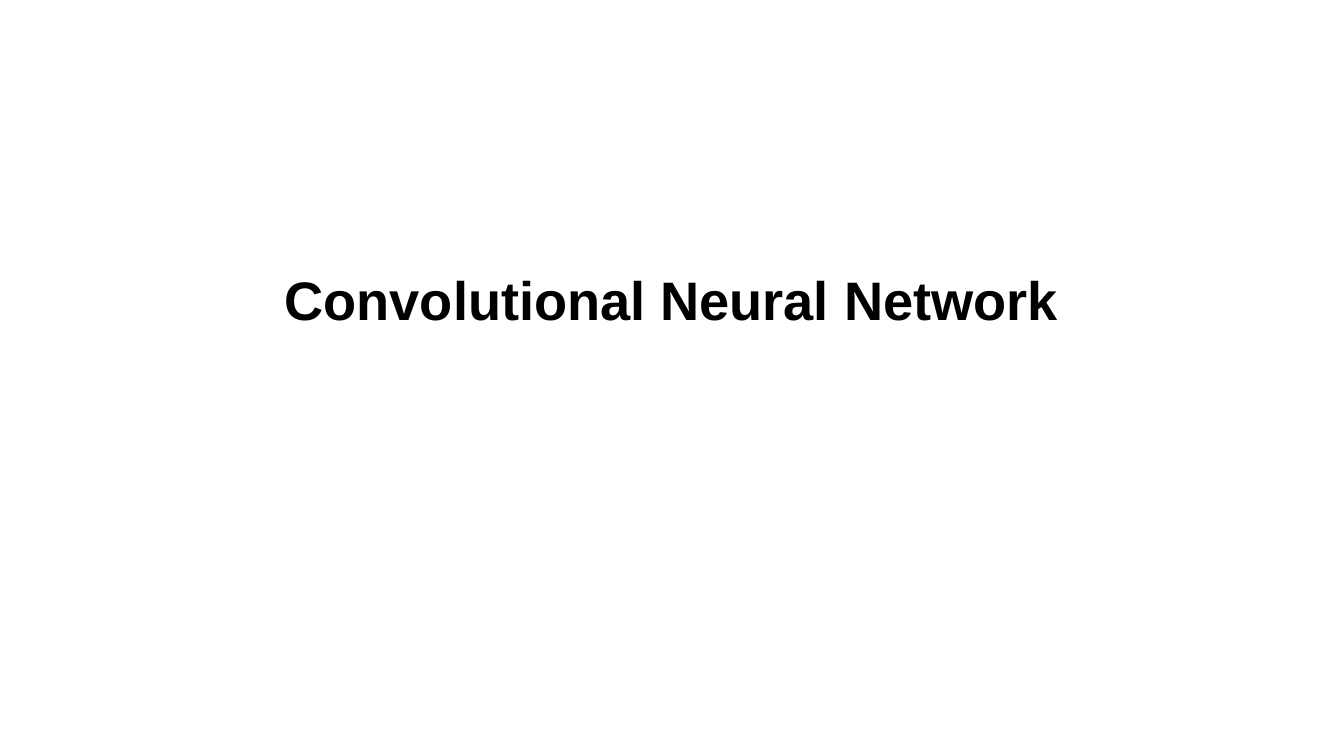
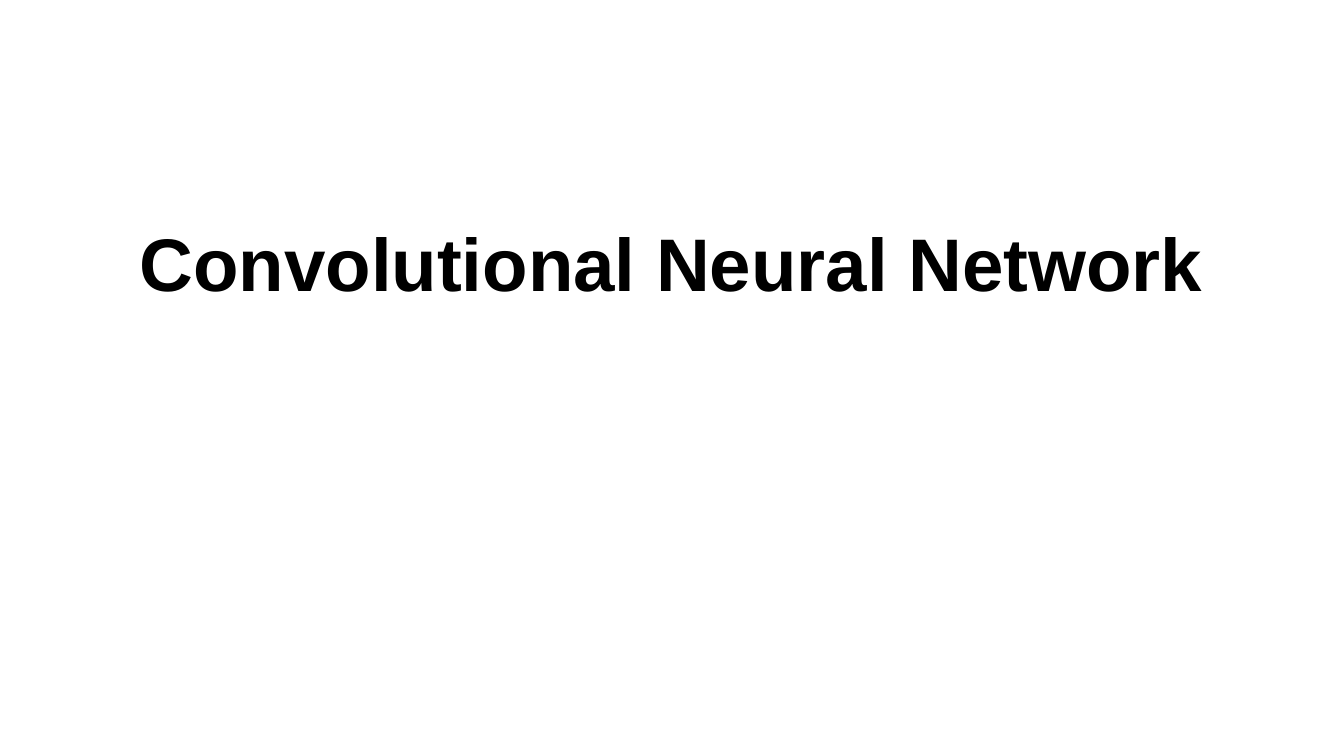
Before and after one commit to sreenivasulum/Presentations, a slide deck: slide 1 of CNN presentation.odp. Drawn at 1344x756 pixels with LibreOffice and Linux fonts; fonts in the diff are those of the drawing. Boxes give left, top, right and bottom in pixels: in the first picture for what was removed or moved away, otherwise in the second. Text is boxed around its words. In the diff, an @@ line names an element or a change of style, - is before the commit and + after.

```diff
--- a/CNN presentation.odp
+++ b/CNN presentation.odp
@@ subtitle "Convolutional Neural Network": place and size @@
-subtitle "Convolutional Neural Network" at (285, 280, 1058, 321)
+subtitle "Convolutional Neural Network" at (140, 237, 1202, 292)
@@ subtitle "Convolutional Neural Network" at (140, 237, 1202, 292): size 32 to 44 pt @@
```
Also in this commit, not shown: 4 other slides changed, 18 slides added, 9 other files.
